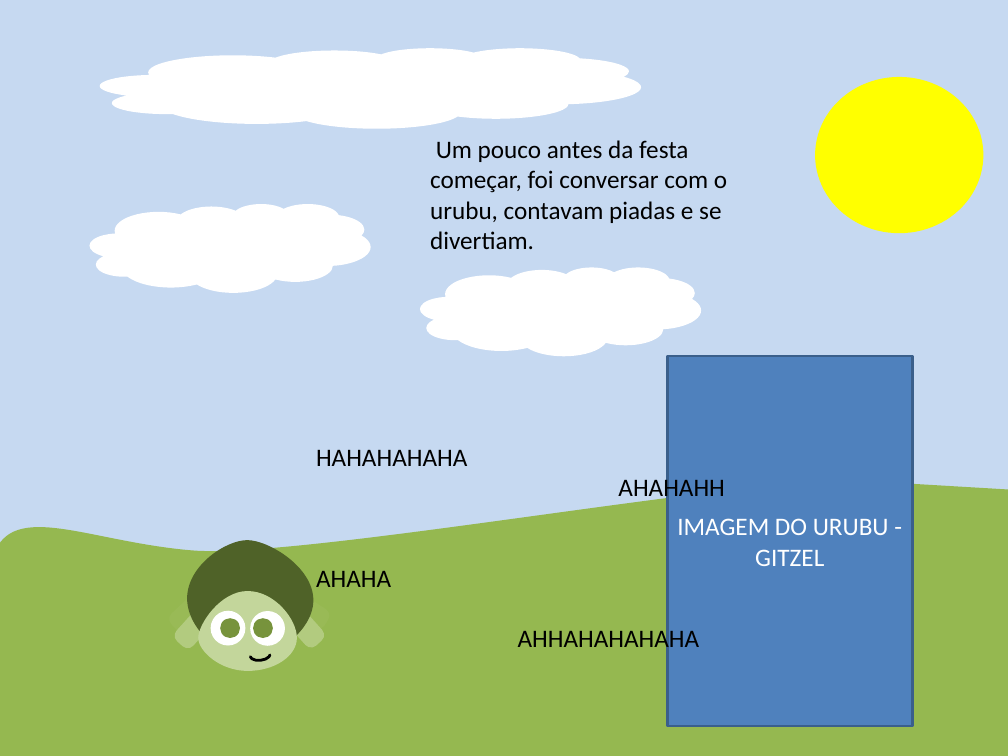
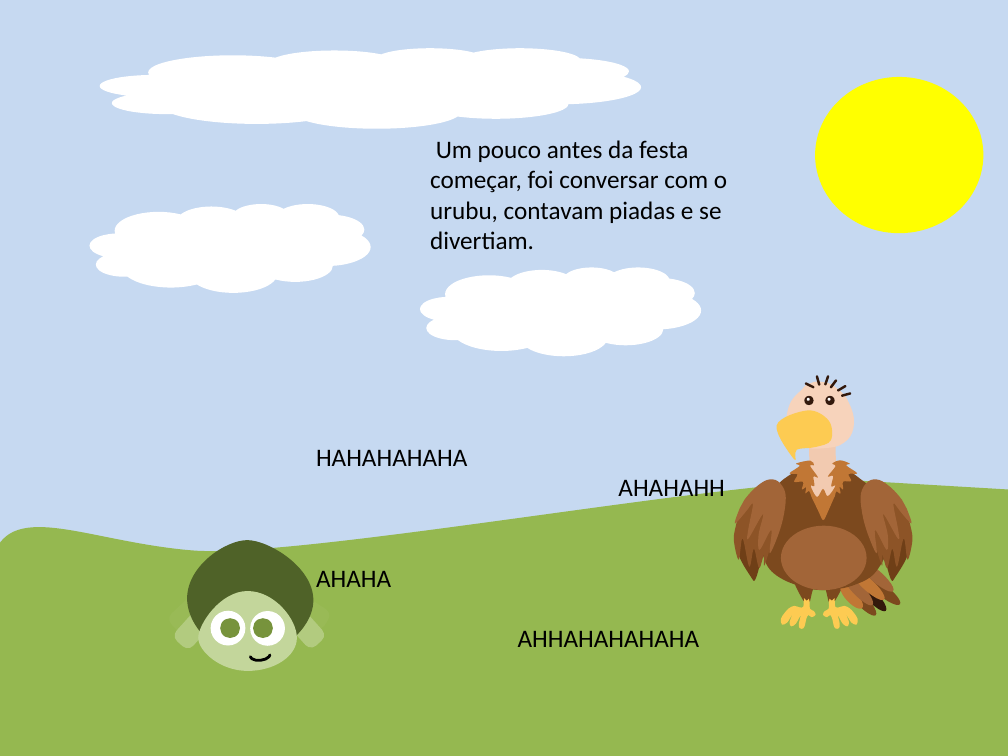
Before and after one commit to gustavoFG28/Ludit, a slide deck: slide 48 of Historias/fundos.pptx. Drawn at 1008x756 pixels with LibreOffice and Linux fonts; fonts in the diff are those of the drawing. Boxes give left, top, right and bottom in pixels: in the first picture for what was removed or moved away, otherwise in the second. Text is boxed around its words. In the diff, an @@ line names an element or a change of style, - is before the commit and + after.

```diff
--- a/Historias/fundos.pptx
+++ b/Historias/fundos.pptx
@@ rectangle removed at box(667, 356, 912, 726) @@
-IMAGEM DO URUBU - GITZEL
@@ group added at box(734, 375, 913, 629): 15 freeform shapes, 12 ellipses, 6 rounded rectangles @@
```
Also in this commit, not shown: 3 other slides changed, 1 slide added, 1 slide removed, 23 other files.
